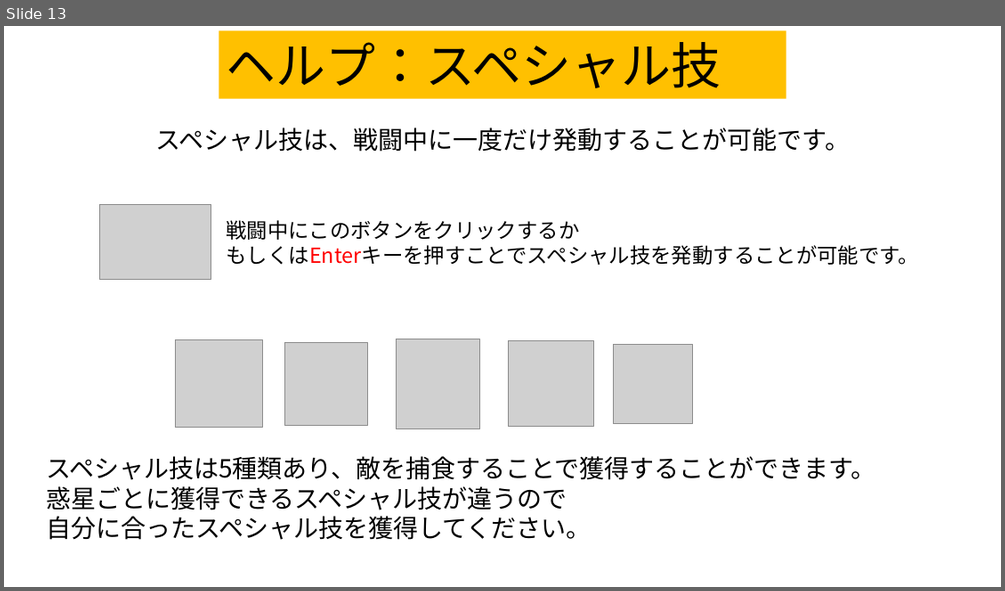
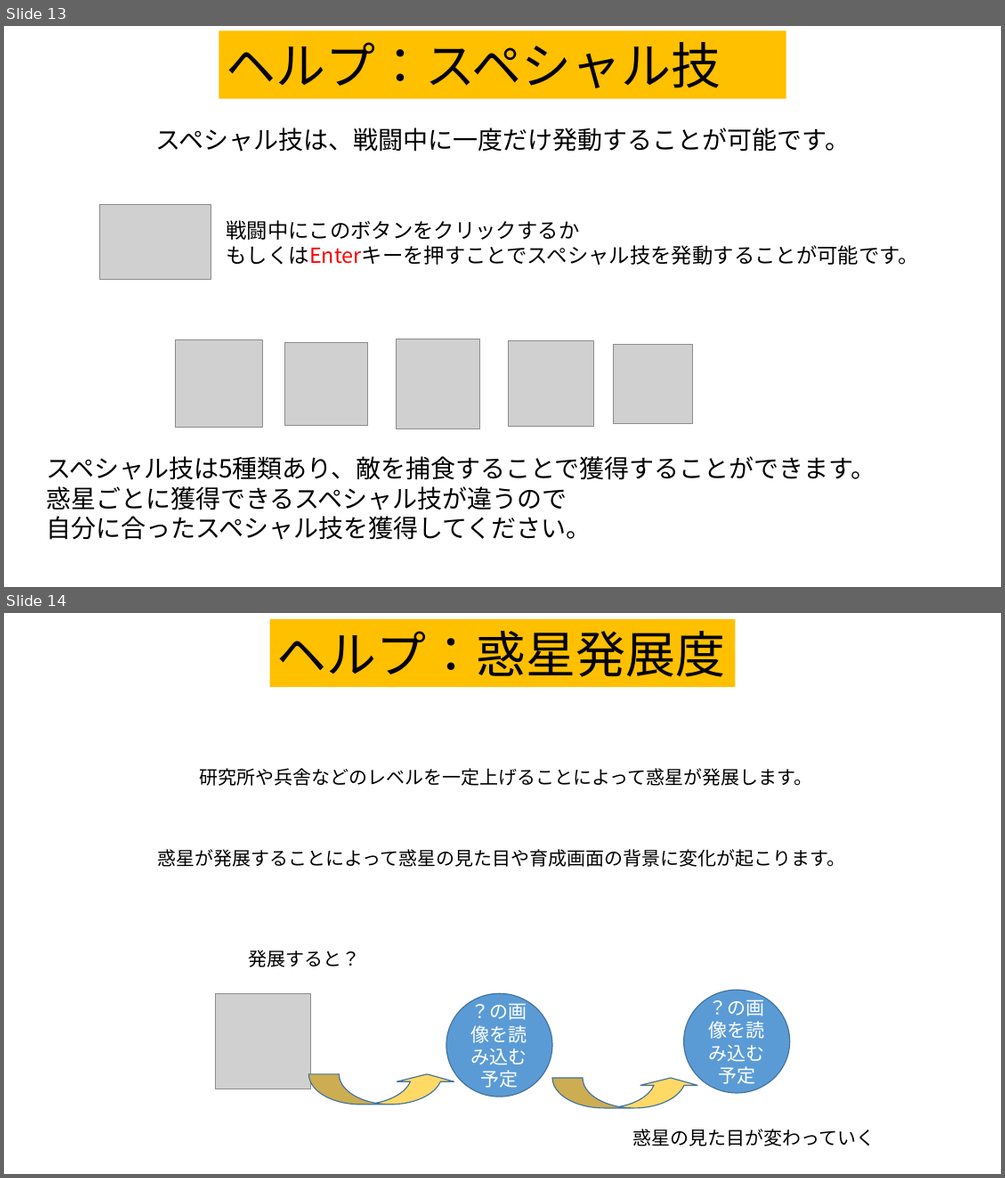
Before and after one commit to team556/team, a slide deck: 説明文.pptx. Shown one above the other, each under a label of ours: slide 13 before the commit, slides 13 and 14 after it. The pictures are 1005x591 and 1005x1178 pixels, drawn with LibreOffice and Linux fonts; fonts in the diff are those of the drawing; grey boxes stand for pictures. Boxes give left, top, right and bottom in pixels: in the first picture for what was removed or moved away, otherwise in the second. Text is boxed around its words. In the diff, an @@ line names an element or a change of style, - is before the commit and + after.

Commit message:
説明文に惑星発展度upについて追加したがまだ未完成 まだ画像ができていないが画像を挿入すると完成

```diff
--- a/説明文.pptx
+++ b/説明文.pptx
@@ slide 14 added at (4, 613, 1001, 1174), background #FFFFFF @@
@@ rectangle added at (269, 619, 735, 687), fill #FFC000, 48 pt, text #000000 @@
+ヘルプ：惑星発展度
@@ text added at (199, 768, 812, 786), 18 pt, text #000000 @@
+研究所や兵舎などのレベルを一定上げることによって惑星が発展します。
@@ text added at (157, 849, 845, 867), 18 pt, text #000000 @@
+惑星が発展することによって惑星の見た目や育成画面の背景に変化が起こります。
@@ text added at (249, 949, 361, 967), 18 pt, text #000000 @@
+発展すると？
@@ group added at (215, 989, 790, 1107): 2 ellipses, 2 curved up arrows, 1 picture @@
+？の画像を読み込む予定
+？の画像を読み込む予定
@@ text added at (633, 1128, 875, 1146), 18 pt, text #000000 @@
+惑星の見た目が変わっていく
```
